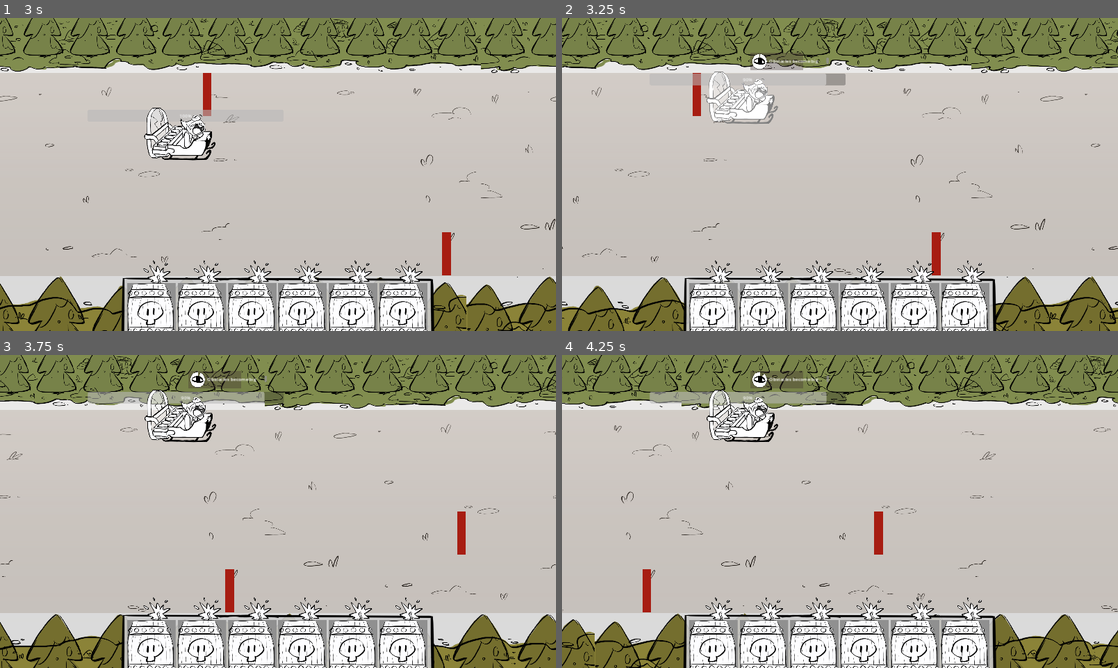
Above: before the commit, frames 1-4 (two rows, left to right).
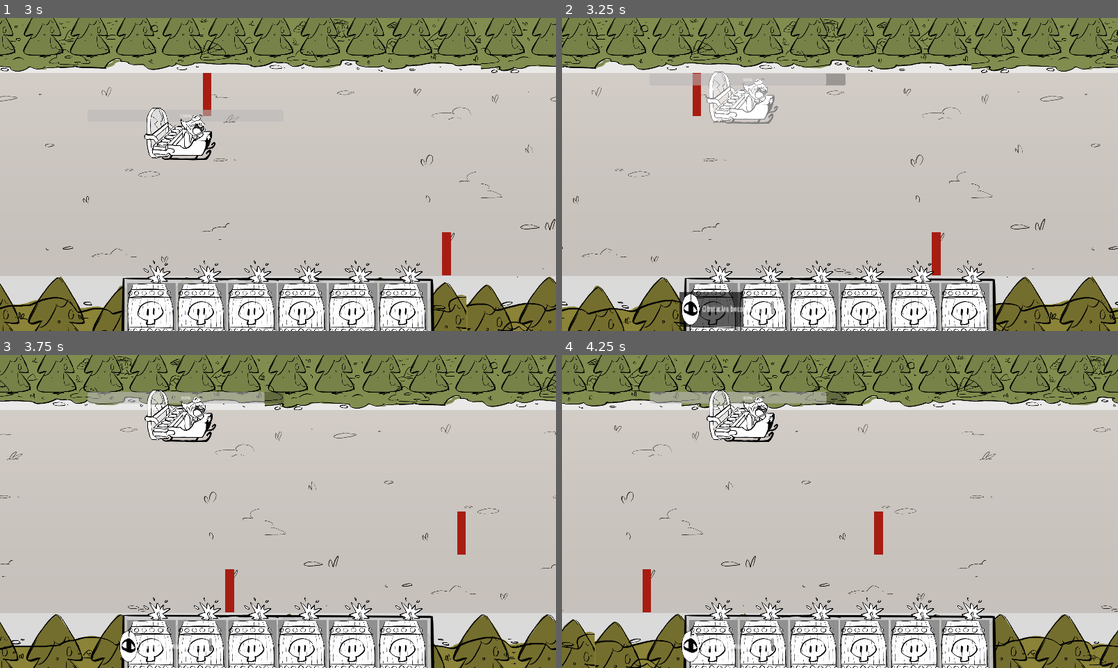
Above: after the commit, the same moments.

Repository: hsandt/ld53
Game: Godot game, scene res://scenes/main_menu_scene.tscn
Same seed, same stepped clock (60 frames per second), same inputs: the game is played once before the commit and once after it.
Inputs (mouse positions are in pixels of both pictures, inside the frame that each line leads up to; where the layout moved, square brackets give the same spot in the first picture):
- Up to frame 1 (3 s): tap Enter (ui_accept) at 0.5, 0.77, 1.52 s; move the mouse to (400, 158) at 0.52 s; hold Right (ui_right) 0.53-1.28 s; hold M (app_next_resolution) 0.53-1.28 s; click (400, 158) at 0.67 s; move the mouse to (166, 190) at 1.27 s; hold S (down) 1.28-2.03 s; tap N (app_prev_resolution) at 1.35, 2.85 s; move the mouse to (333, 105) at 2.02 s; hold Right (ui_right) 2.03-2.78 s; hold M (app_next_resolution) 2.03-2.78 s; move the mouse to (250, 237) at 2.77 s; hold W (up) from 2.78 s (still down); click (250, 237) at 2.92 s
- Up to frame 2 (3.25 s): keep holding W (up); tap Enter (ui_accept) at 3.02 s
- Up to frame 3 (3.75 s): release W (up) at 3.5 s; click (150, 646) [222, 380] at 3.5 s
- Up to frame 4 (4.25 s): no input

Frame 1 is identical in both runs. In frame 2, 1.6% of the frame differs, in the area x 21-48%, y 11-99%; in frame 3, 0.7%; in frame 4, 0.7%.

Commit message:
buffs now work with ui elements, spaghetti code

Diff:
--- a/prefabs/ingame/hud/powder_panel.tscn
+++ b/prefabs/ingame/hud/powder_panel.tscn
@@ -1,6 +1,7 @@
-[gd_scene load_steps=2 format=3 uid="uid://c03i68p3oqkh2"]
+[gd_scene load_steps=3 format=3 uid="uid://c03i68p3oqkh2"]
 
 [ext_resource type="Texture2D" uid="uid://cnabhyboag8wj" path="res://sprites/hud/HUD_Keg.PNG" id="1_0ng4j"]
+[ext_resource type="PackedScene" uid="uid://n87nhvob85pn" path="res://scripts/buffs/buff.tscn" id="2_pfr15"]
 
 [node name="Powder Panel" type="Panel"]
 self_modulate = Color(1, 1, 1, 0)
@@ -18,3 +19,10 @@
 grow_horizontal = 2
 grow_vertical = 2
 texture = ExtResource("1_0ng4j")
+
+[node name="buff" parent="." instance=ExtResource("2_pfr15")]
+offset_left = -29.0
+offset_top = 97.0
+offset_right = 11.0
+offset_bottom = 137.0
+scale = Vector2(2.41221, 4.01272)
--- a/prefabs/ingame/hud/powders_panel.tscn
+++ b/prefabs/ingame/hud/powders_panel.tscn
@@ -30,23 +30,41 @@
 theme_override_constants/separation = 16
 metadata/_edit_use_anchors_ = true
 
-[node name="Powder Panel" parent="HBoxContainer" instance=ExtResource("2_eju3d")]
+[node name="Powder Panel1" parent="HBoxContainer" instance=ExtResource("2_eju3d")]
 layout_mode = 2
+
+[node name="buff" parent="HBoxContainer/Powder Panel1" index="1"]
+visible = false
 
 [node name="Powder Panel2" parent="HBoxContainer" instance=ExtResource("2_eju3d")]
 layout_mode = 2
 
+[node name="buff" parent="HBoxContainer/Powder Panel2" index="1"]
+visible = false
+
 [node name="Powder Panel3" parent="HBoxContainer" instance=ExtResource("2_eju3d")]
 layout_mode = 2
+
+[node name="buff" parent="HBoxContainer/Powder Panel3" index="1"]
+visible = false
 
 [node name="Powder Panel4" parent="HBoxContainer" instance=ExtResource("2_eju3d")]
 layout_mode = 2
 
+[node name="buff" parent="HBoxContainer/Powder Panel4" index="1"]
+visible = false
+
 [node name="Powder Panel5" parent="HBoxContainer" instance=ExtResource("2_eju3d")]
 layout_mode = 2
 
+[node name="buff" parent="HBoxContainer/Powder Panel5" index="1"]
+visible = false
+
 [node name="Powder Panel6" parent="HBoxContainer" instance=ExtResource("2_eju3d")]
 layout_mode = 2
+
+[node name="buff" parent="HBoxContainer/Powder Panel6" index="1"]
+visible = false
 
 [node name="CanvasLayer REF" type="CanvasLayer" parent="."]
 layer = 10
@@ -57,3 +75,10 @@
 position = Vector2(960, 540)
 texture = ExtResource("3_bcp3u")
 metadata/_edit_lock_ = true
+
+[editable path="HBoxContainer/Powder Panel1"]
+[editable path="HBoxContainer/Powder Panel2"]
+[editable path="HBoxContainer/Powder Panel3"]
+[editable path="HBoxContainer/Powder Panel4"]
+[editable path="HBoxContainer/Powder Panel5"]
+[editable path="HBoxContainer/Powder Panel6"]
--- a/scenes/first_scene.tscn
+++ b/scenes/first_scene.tscn
@@ -45,7 +45,8 @@
 grow_horizontal = 2
 grow_vertical = 2
 
-[node name="Powders Panel" parent="CanvasLayer/HUD" instance=ExtResource("5_bsr04")]
+[node name="powderpanel" parent="CanvasLayer/HUD" instance=ExtResource("5_bsr04")]
+unique_name_in_owner = true
 layout_mode = 1
 
 [node name="PlayerCharacterBody2D" parent="." instance=ExtResource("3_82xke")]
--- a/scripts/buffs/Buffs.gd
+++ b/scripts/buffs/Buffs.gd
@@ -3,9 +3,33 @@
 
 @onready var buff_scene = preload("res://scripts/buffs/buff.tscn")
 
+
+#@onready var base_powder= get_node("/root/Node2D2/CanvasLayer/HUD/powderpanel/HboxContainer")
+@onready var base_powder= get_node("/root/Node2D2/CanvasLayer/HUD/powderpanel/HBoxContainer")
+@onready var powderpanel1= get_node("/root/Node2D2/CanvasLayer/HUD/powderpanel/HBoxContainer/Powder Panel1")
+@onready var powderpanel2= get_node("/root/Node2D2/CanvasLayer/HUD/powderpanel/HBoxContainer/Powder Panel2")
+@onready var powderpanel3= get_node("/root/Node2D2/CanvasLayer/HUD/powderpanel/HBoxContainer/Powder Panel3")
+@onready var powderpanel4= get_node("/root/Node2D2/CanvasLayer/HUD/powderpanel/HBoxContainer/Powder Panel4")
+@onready var powderpanel5= get_node("/root/Node2D2/CanvasLayer/HUD/powderpanel/HBoxContainer/Powder Panel5")
+@onready var powderpanel6= get_node("/root/Node2D2/CanvasLayer/HUD/powderpanel/HBoxContainer/Powder Panel6")
+
+var bcount=0
+
+var buffs = []
+func _ready():
+	print(base_powder)
+	buffs.append(powderpanel1.get_node("buff"))
+	buffs.append(powderpanel2.get_node("buff"))
+	buffs.append(powderpanel3.get_node("buff"))
+	buffs.append(powderpanel4.get_node("buff"))
+	buffs.append(powderpanel5.get_node("buff"))
+	buffs.append(powderpanel6.get_node("buff"))
+
 #currently active
 func get_attribute(name,baseline):
-	for buff in get_children():
+	for buff in buffs:
+		if(buff.modifier == null):
+			continue
 		if buff.modifier.attribute == name:
 			match buff.modifier.effect:
 				"multiplier":
@@ -16,11 +40,8 @@
 
 func add_if_roll(modifier: Modifier):
 	if randf()<modifier.probability:
-		var b = buff_scene.instantiate()
-		b.modifier=modifier
-		b.position.y-=200+(100*len(get_children()))
-		b.get_node("progress/duration").wait_time=b.modifier.duration
-		add_child(b)
+		buffs[bcount].activate(modifier)
+		bcount+=1
 
 func add(modifier: Modifier):
 	add_if_roll(modifier)
--- a/scripts/buffs/buff.gd
+++ b/scripts/buffs/buff.gd
@@ -4,7 +4,13 @@
 @export var explosion_prefab: PackedScene
 @onready var spark_button: Button = $spark_button
 
-func _ready():
+func activate(mod):
+	visible=true
+	$progress/duration.wait_time=mod.duration
+	$progress/duration.start()
+	$spark_loop_sfx.play()
+	$spark_hit_sfx.play()
+	modifier=mod
 	assert(modifier != null,
 		"[buff] on buff '%s', modifier is not defined" % get_path())
 	assert(explosion_prefab != null,
@@ -25,7 +31,6 @@
 	# Burst: explode with the burst effect (get lucky or worsen)
 
 	$spark_button/ui_click_sfx.play()
-	var buffs = get_parent()
 
 	if modifier.lucky == null and modifier.worsen == null:
 		push_error("[buff] button should not even be visible")
@@ -45,17 +50,16 @@
 
 	if trigger_lucky_effect:
 		$buff_sfx.play()
-		buffs.add(modifier.lucky)
+		activate(modifier.lucky)
 	else:
 		$debuff_sfx.play()
-		buffs.add(modifier.worsen)
+		activate(modifier.worsen)
 
 	_explode()
 
 
 func _explode():
 	_play_explosion_feedback()
-	queue_free()
 
 
 func _play_explosion_feedback():
--- a/scripts/buffs/buff.tscn
+++ b/scripts/buffs/buff.tscn
@@ -12,7 +12,7 @@
 [ext_resource type="AudioStream" uid="uid://dfqveqh6ldxy5" path="res://audio/sfx/debuff WIP.ogg" id="8_5re6b"]
 
 [sub_resource type="StyleBoxFlat" id="StyleBoxFlat_qbw68"]
-bg_color = Color(0.243137, 0.180392, 0.180392, 0.341176)
+bg_color = Color(0.0117647, 0.0117647, 0.0117647, 0.639216)
 
 [sub_resource type="StyleBoxFlat" id="StyleBoxFlat_ied63"]
 bg_color = Color(1, 1, 1, 0.6)
@@ -57,7 +57,6 @@
 [node name="duration" type="Timer" parent="progress"]
 wait_time = 10.0
 one_shot = true
-autostart = true
 
 [node name="spark_button" type="Button" parent="."]
 z_index = -2
@@ -76,12 +75,10 @@
 [node name="spark_loop_sfx" type="AudioStreamPlayer" parent="."]
 stream = ExtResource("6_0ukab")
 volume_db = -10.0
-autoplay = true
 bus = &"SFX"
 
 [node name="spark_hit_sfx" type="AudioStreamPlayer" parent="."]
 stream = ExtResource("6_ru8gr")
-autoplay = true
 bus = &"SFX"
 
 [node name="buff_sfx" type="AudioStreamPlayer" parent="."]
